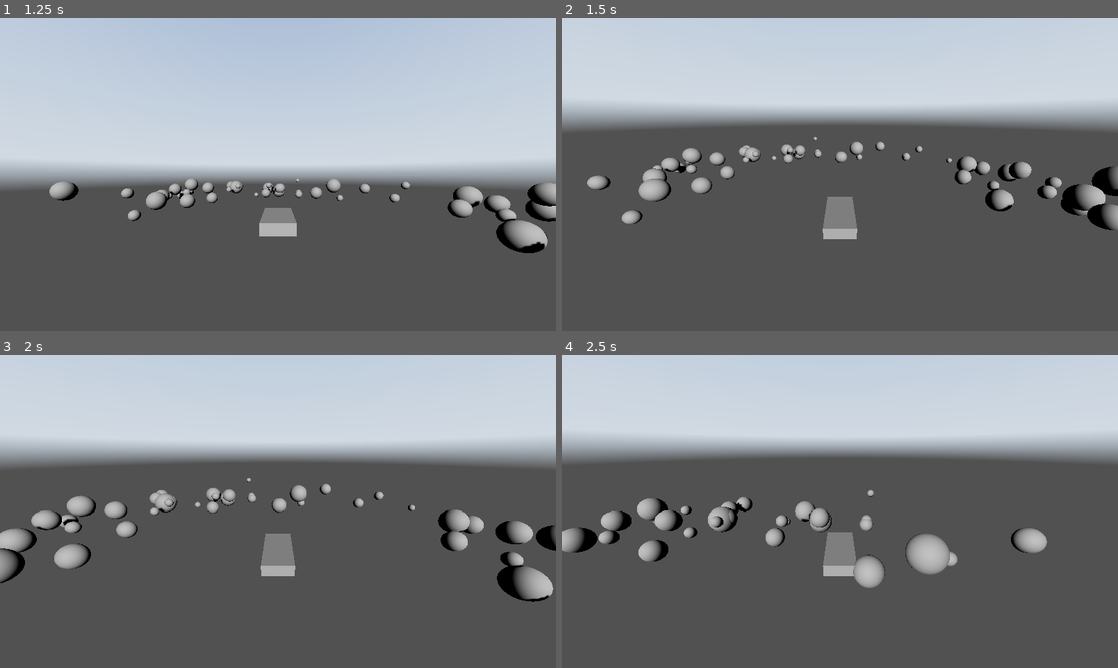
Above: before the commit, frames 1-4 (two rows, left to right).
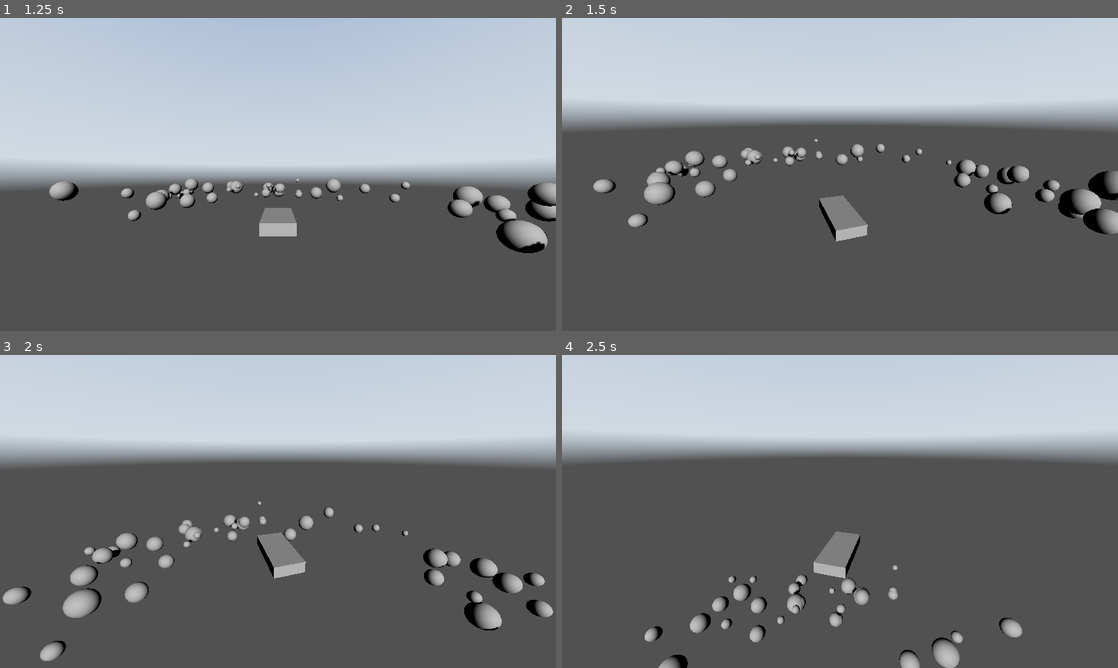
Above: after the commit, the same moments.

Repository: NoFunAllWorkGames/PSX-Strike
Game: Godot game, scene res://scenes/Main_Menu.tscn
Same seed, same stepped clock (60 frames per second), same inputs: the game is played once before the commit and once after it. A sky picture missing from this copy of the repository is replaced by a grey-blue gradient.
Inputs (mouse positions are in pixels of both pictures, inside the frame that each line leads up to):
- Up to frame 1 (1.25 s): click "Start" at 0.5 s
- Up to frame 2 (1.5 s): tap Enter at 1.25 s; move the mouse to (867, 174) at 1.27 s; hold W (ship_forward) from 1.28 s (still down); hold Space (ship_ascend) from 1.28 s (still down)
- Up to frame 3 (2 s): keep holding W (ship_forward); keep holding Space (ship_ascend)
- Up to frame 4 (2.5 s): keep holding W (ship_forward); move the mouse to (812, 511) at 2.02 s; release Space (ship_ascend) at 2.03 s; tap Space (ship_ascend) at 2.1 s

Frame 1 is identical in both runs. In frame 2, 4.2% of the frame differs, in the area x 4-100%, y 38-72%; in frame 3, 9.1%, in the area x 0-100%, y 39-98%; in frame 4, 7.0%.

Commit message:
Limit camera yaw with the ship and add vertical movement

Diff:
--- a/src/ships/player_ship_archon.gd
+++ b/src/ships/player_ship_archon.gd
@@ -6,13 +6,17 @@
 @export var look_sensitivity: float = 0.003
 @export var min_pitch_degrees: float = -45.0
 @export var max_pitch_degrees: float = 45.0
+@export var camera_yaw_limit_degrees: float = 170.0
 
 @onready var camera_pivot: Node3D = $CameraPivot
+@onready var camera_3d: Camera3D = $CameraPivot/SpringArm3D/Camera3D
 
 var _look_pitch: float = 0.0
+var _camera_yaw: float = 0.0
 
 func _ready() -> void:
 	Input.set_mouse_mode(Input.MOUSE_MODE_CAPTURED)
+	_camera_yaw = camera_pivot.rotation.y
 
 func _physics_process(delta: float) -> void:
 	_apply_movement(delta)
@@ -24,12 +28,31 @@
 func _unhandled_input(event: InputEvent) -> void:
 	# Mouse movement
 	if event is InputEventMouseMotion and Input.get_mouse_mode() == Input.MOUSE_MODE_CAPTURED:
-		rotate_y(-event.relative.x * look_sensitivity)
+		var yaw_delta: float = -event.relative.x * look_sensitivity
+		var desired_yaw: float = _camera_yaw + yaw_delta
+
+		# Let the camera freelook, but when it gets close to looking "back" the ship,
+		# rotate the ship instead so controls don't feel inverted.
+		var yaw_limit: float = deg_to_rad(camera_yaw_limit_degrees)
+		if desired_yaw > yaw_limit:
+			var pivot_delta: float = yaw_limit - _camera_yaw
+			var ship_delta: float = yaw_delta - pivot_delta
+			_camera_yaw = yaw_limit
+			rotate_y(ship_delta)
+		elif desired_yaw < -yaw_limit:
+			var pivot_delta: float = -yaw_limit - _camera_yaw
+			var ship_delta: float = yaw_delta - pivot_delta
+			_camera_yaw = -yaw_limit
+			rotate_y(ship_delta)
+		else:
+			_camera_yaw = desired_yaw
+
 		_look_pitch = clampf(
 			_look_pitch - event.relative.y * look_sensitivity,
 			deg_to_rad(min_pitch_degrees),
 			deg_to_rad(max_pitch_degrees)
 		)
+		camera_pivot.rotation.y = _camera_yaw
 		camera_pivot.rotation.x = _look_pitch
 	# if the mouse is clicked, capture the mouse
 	elif event is InputEventMouseButton and event.pressed:
@@ -45,14 +68,16 @@
 	var forward_input := Input.get_action_strength("ship_forward") - Input.get_action_strength("ship_back")
 	# same but for sideways movement
 	var strafe_input := Input.get_action_strength("ship_strafe_right") - Input.get_action_strength("ship_strafe_left")
+	var vertical_input := Input.get_action_strength("ship_ascend") - Input.get_action_strength("ship_descend")
 
 	var target_velocity: Vector3 = Vector3.ZERO
-	var move_input := Vector2(strafe_input, forward_input)
-	if move_input.length_squared() > 0.0:
-		move_input = move_input.normalized()
+	var local_dir: Vector3 = Vector3(strafe_input, vertical_input, -forward_input)
+	if local_dir.length_squared() > 0.0:
+		local_dir = local_dir.normalized()
 		target_velocity = (
-			global_basis.x * move_input.x +
-			-global_basis.z * move_input.y
+			global_basis.x * local_dir.x +
+			global_basis.y * local_dir.y +
+			global_basis.z * local_dir.z
 		) * max_speed
 
 	var blend_weight := acceleration if target_velocity != Vector3.ZERO else deceleration
